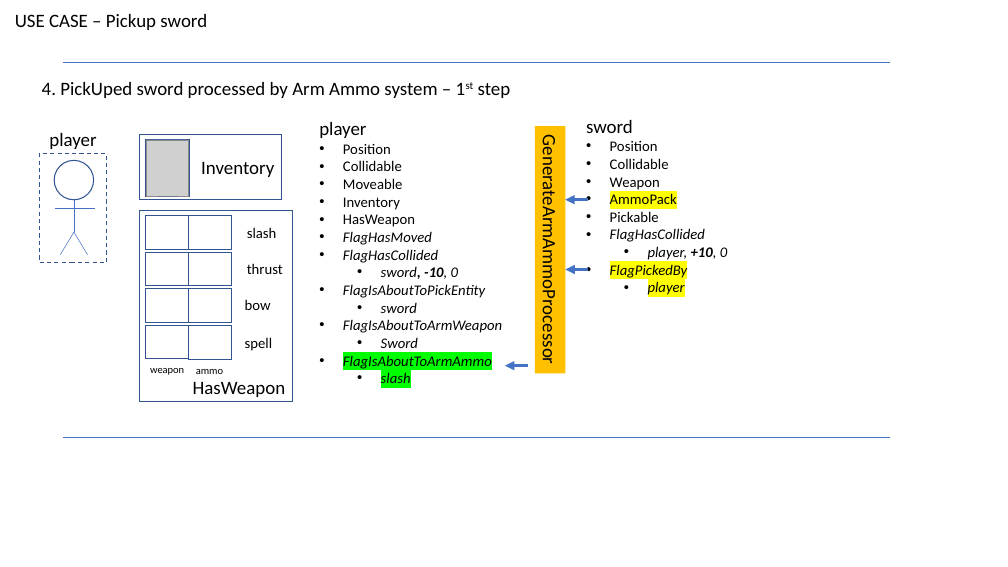
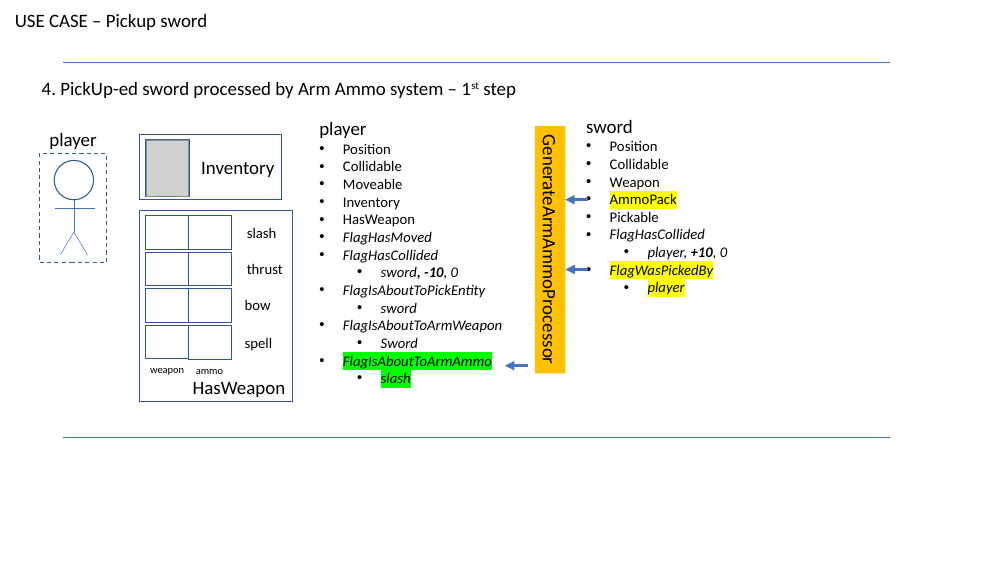
Before and after one commit to xdoko01/pgRPG, a slide deck: slide 12 of docs/use_cases.pptx. Drawn at 1008x567 pixels with LibreOffice and Linux fonts; fonts in the diff are those of the drawing; grey boxes stand for pictures. Boxes give left, top, right and bottom in pixels: in the first picture for what was removed or moved away, otherwise in the second. Text is boxed around its words. In the diff, an @@ line names an element or a change of style, - is before the commit and + after.

Commit message:
teleport and arm weapon system

```diff
--- a/docs/use_cases.pptx
+++ b/docs/use_cases.pptx
@@ text at bbox=[42, 82, 516, 98]: text changed @@
-4. PickUped sword processed by Arm Ammo system – 1st step
+4. PickUp-ed sword processed by Arm Ammo system – 1st step
@@ text at bbox=[610, 264, 713, 278]: text changed @@
-• FlagPickedBy
+• FlagWasPickedBy
```
Also in this commit, not shown: 4 other slides changed, 31 other files.
